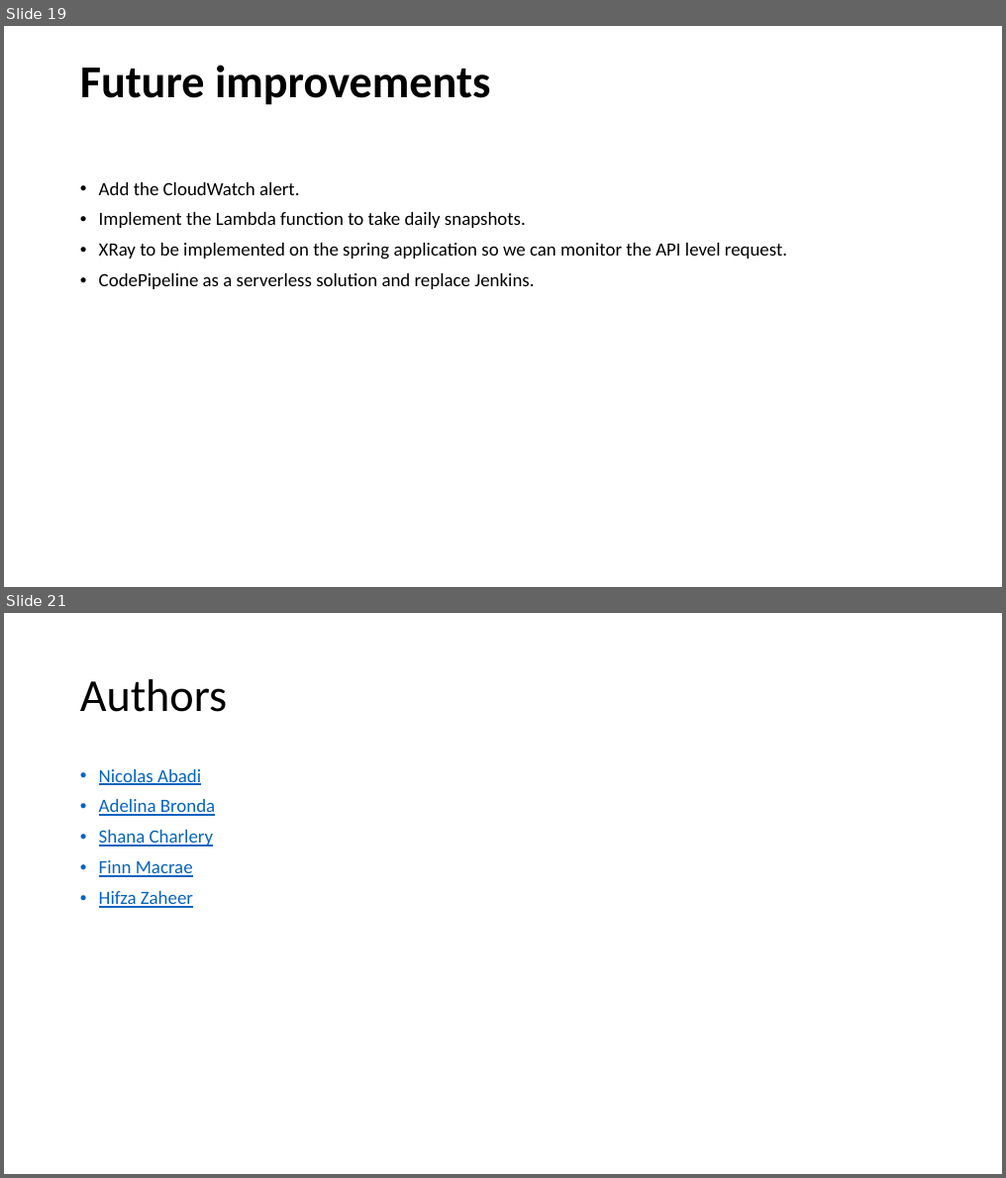
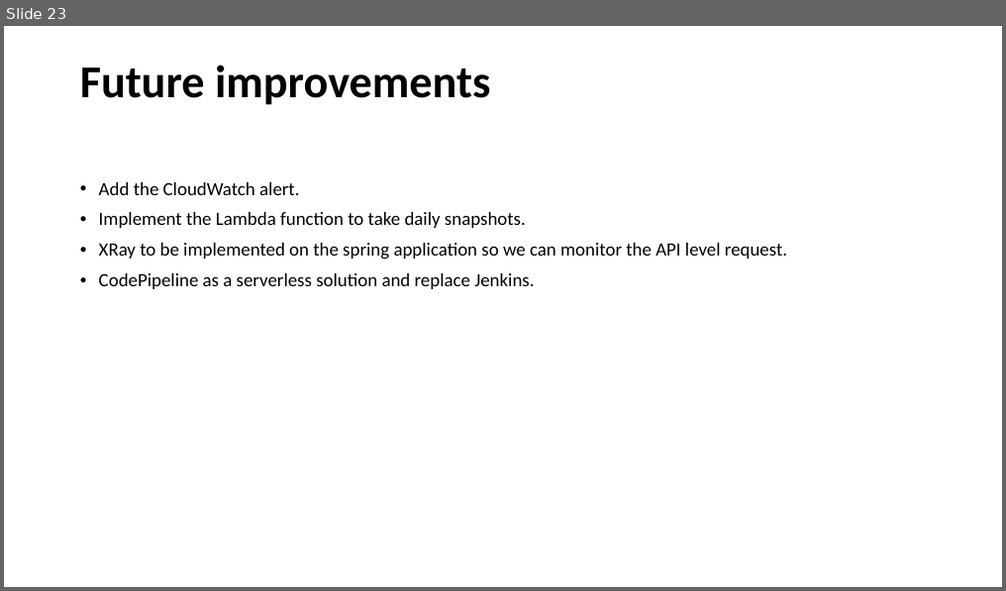
Before and after one commit to Shana12345/QAC-group-project, a slide deck: documentation/Group presentation.pptx. Shown one above the other, each under a label of ours: slides 19 and 21 before the commit, slide 23 after it; the slides between them are not shown. The pictures are 1006x1178 and 1006x591 pixels, drawn with LibreOffice and Linux fonts; fonts in the diff are those of the drawing. Boxes give left, top, right and bottom in pixels: in the first picture for what was removed or moved away, otherwise in the second. Text is boxed around its words. In the diff, an @@ line names an element or a change of style, - is before the commit and + after.

```diff
--- a/documentation/Group presentation.pptx
+++ b/documentation/Group presentation.pptx
@@ slide 21 removed at box(4, 613, 1002, 1174), background #FFFFFF @@
@@ title removed at box(80, 679, 227, 712) @@
-Authors
@@ text removed at box(99, 769, 215, 908) @@
-• Nicolas Abadi
-• Adelina Bronda
-• Shana Charlery
-• Finn Macrae
-• Hifza Zaheer
@@ what was slide 19 is now slide 23 @@
```
Also in this commit, not shown: 1 slide changed, 6 slides added, 2 other slides removed, 1 other file.
